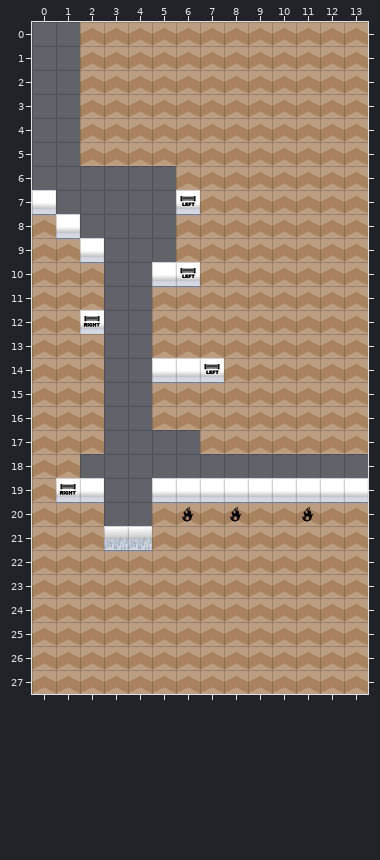
An edit to a level. Tiled map, resources/maps/level1_stage3.tmx. The picture above is the old version.
Cells are 64x64 px. Shown: x 0..13, y 0..27.
The same view after the edit:
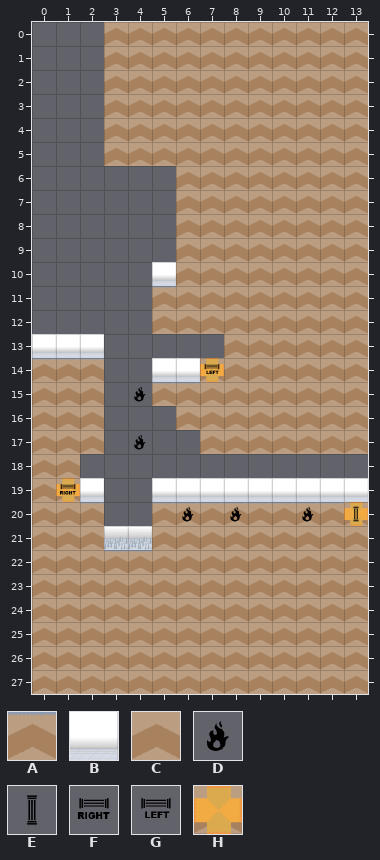
Key: from "tilesheet": A 1, B 2, C 4, D 7, E 9, F 10, G 11, H 13.
_ is an empty cell.
Tiles replaced or removed in this view: A, B, C, F, G.
The edit:
Changed rows in their new state; . is an unchanged cell.
Layer "background":
first column x 0:
 0 .._
 1 .._
 2 .._
 3 .._
 4 .._
 7 _..
 8 ._.
 9 .._
10 ._.
11 __.
12 _._
13 BBB
Layer "floor":
first column x 0:
 5 .._...........
 7 ......C.......
 8 _.....C.......
 9 __............
10 _._...C.......
11 .._...C.......
12 .__...........
13 .._..___......
14 AAA....H......
15 .......C......
16 ....._........
19 .H............
20 .C...........H
Layer "traps":
first column x 2:
 7 ...._.......
10 ...._.......
12 _...........
15 ..D.........
17 ..D.........
20 ...........E
Pixel boxes of the changes (left, top, right, bottom) in both pictures:
removed: (80, 22, 104, 166)
changed: (32, 190, 104, 360)
changed: (176, 190, 200, 216)
changed: (176, 262, 200, 288)
changed: (134, 334, 224, 450)
changed: (56, 478, 80, 504)
changed: (344, 502, 368, 526)
